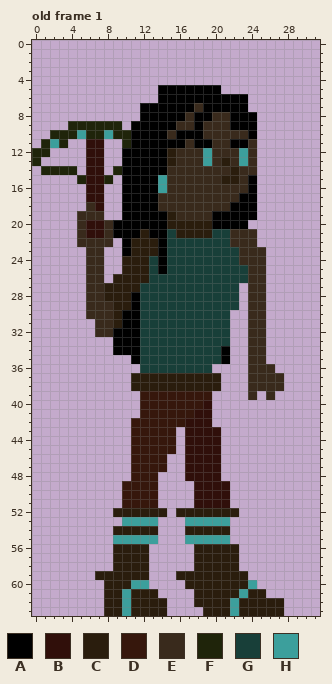
Pixel-art file -- images/luna-test.aseprite. That is the earlier state.
32x64 pixels, 1 frame. Shown: old frame 1. The commit also changed other frames, which this record leaves out.
Visible layers, top first: "HEAD", "Layer 1", "CBOW", "LONG HAIR".
Palette (. is transparent): A #000000  B #300f0a  C #2a1d0d  D #36170c  E #392a1c  F #1f240a  G #183f39  H #3c9f9c
Pixels before, old frame 1, first column x 0:
 5 ..............AAAAAAA.......
 6 ..............AAAAAAAAAA....
 7 ............AAAAAAEAAAAA....
 8 ............AAAAAEAAEEAAA...
 9 ....FFFFFF.AAAAAEEAEEEAAA...
10 ..FFFHFFHFFAAAAEAAAEEEEEA...
11 .FHF..BB..FAAAAAAEAAEEAAE...
12 FF....BB..AAAAACEEEHEEEHE...
13 F.....BB..AAAAACEEEHECEHE...
14 .FFFF.BB.FAAAAAEEEEEEECEE...
15 .....FBBF.AAAAHEEEEEECCEA...
16 ......BB..AAAAHEEEEEEEEEA...
17 ......BB..AAAAEEEEEEEEEAA...
18 ......EB..AAAAEEEEEEEEAAA...
19 .....EEE..AAAAACEEEEAAAAA...
20 .....EBBEAAAAAACCCCCAAAA....
21 .....EBBEAAACAAGCCCCGGEEE...
22 .....EEEE.ACCCAGGGGGGGEEE...
23 ......EE..ACCCAGGGGGGGGEEE..
24 ......EE..CCCGAGGGGGGGGEEE..
25 ......EE..CCCGAGGGGGGGGGEE..
26 ......EE.CCCCGGGGGGGGGGGEE..
27 ......EECCCCGGGGGGGGGGG.EE..
28 ......EECCCAGGGGGGGGGGG.EE..
29 ......EEECCAGGGGGGGGGGG.EE..
30 ......EEECAAGGGGGGGGGG..EE..
31 .......EECAAGGGGGGGGGG..EE..
32 .......EEAAAGGGGGGGGGG..EE..
33 .........AAAGGGGGGGGGG..EE..
34 .........AAAGGGGGGGGGA..EE..
35 ...........AGGGGGGGGGA..EE..
36 ............GGGGGGGG....EEE.
37 ...........CCCCCCCCCC...EEEE
38 ...........CCCCCCCCCC...EEEE
39 ............DDDDDDDD....E.E.
40 ............DDDDDDDB........
41 ............DDDDDDBB........
42 ...........DDDDDDBBB........
43 ...........DDDDD.BBBB.......
44 ...........DDDDD.BBBB.......
45 ...........DDDDD.BBBB.......
46 ...........DDDD..BBBB.......
47 ...........DDDD..BBBB.......
48 ...........DDD...BBBB.......
49 ..........DDDD....BBBB......
50 ..........DDDD....BBBB......
51 ..........DDDD....BBBB......
52 .........CCCCCC.CCCCCCC.....
53 ..........HHHH...HHHHH......
54 .........CCCCC...CCCCC......
55 .........HHHHH...HHHHH......
56 .........CCCC.....CCCCC.....
57 .........CCCC.....CCCCC.....
58 .........CCCC.....CCCCC.....
59 .......CCCCCC...CCCCCCCC....
60 ........CCCHH....CCCCCCCH...
61 ........CCHCCC....CCCCCHCC..
62 ........CCHCCCC...CCCCHCCCCC
63 ........CCHCCCC....CCCHCCCCC
After:
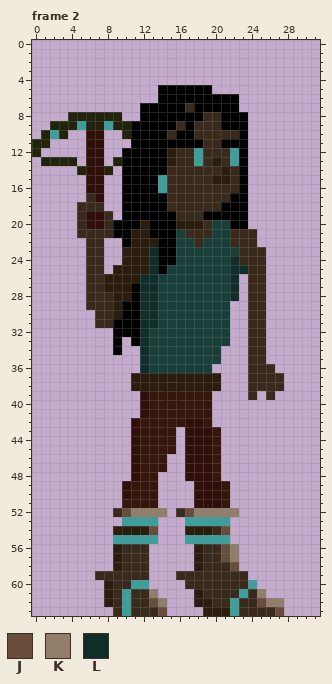
Colours new in this view: J #684c3c  K #927e6a  L #0f2e29
A new or re-ordered frame is compared with the old frame closest to it.
Edits made:
frames 1 -> 4
layer "BODY" added
layer "LEGS" added
layer "RIGHT ARM" added
layer "CBOW" removed
layer "Layer 1" removed
Frame 2 is new; against old frame 1:
y 5: x 20 A -> .
y 6: x 23 A -> .
y 7: x 17..18 AE -> EA; x 23 A -> .
y 8: x 4..9 ...... -> FFFFFF; x 17 E -> A; x 19 A -> E; x 21 E -> A; x 24 A -> .
y 9: x 2..3 .. -> FF; x 5 F -> H; x 8 F -> H; x 10 . -> F; x 17..18 EA -> AE; x 21 E -> A; x 24 A -> .
y 10: x 1..2 .F -> FH; x 4..9 FHFFHF -> ..BB..; x 18 A -> E; x 23..24 EA -> A.
y 11: x 0 . -> F; x 2..3 HF -> ..; x 10 F -> .; x 17 E -> A; x 19 A -> E; x 21 E -> A; x 24 E -> .
y 12: x 1 F -> .; x 18..19 EH -> HE; x 22..24 EHE -> HA.
y 13: x 0..4 F.... -> .FFFF; x 9 . -> F; x 18..24 EHECEHE -> HECEHA.
y 14: x 1..5 FFFF. -> ....F; x 8..9 .F -> F.; x 21..24 ECEE -> CEA.
y 15: x 5 F -> .; x 8 F -> .; x 20 E -> C; x 22..24 CEA -> EA.
y 16: x 23..24 EA -> A.
y 17: x 6 B -> E; x 14 E -> A; x 22 E -> A; x 24 A -> .
y 18: x 5 . -> E; x 7 B -> E; x 14 E -> A; x 21 E -> A; x 24 A -> .
y 19: x 6..8 EE. -> BBE; x 15 C -> A; x 19 E -> A; x 24 A -> .
y 20: x 12 A -> C; x 15 C -> A; x 19..21 CAA -> EGG
y 21: x 6..7 BB -> EE; x 11 A -> C; x 15..19 GCCCC -> AGEEE
y 22: x 5 E -> .; x 8 E -> .; x 15 G -> A; x 18 G -> E
y 23: x 10 A -> C; x 13 C -> L; x 15 G -> A
y 24: x 13 G -> L; x 15 G -> A; x 22 G -> L
y 25: x 9 . -> C; x 13 G -> L; x 22..23 GG -> LL
y 26: x 8 . -> C; x 12..13 CG -> LL; x 22..23 GG -> L.
y 27: x 11..13 CGG -> ALL; x 22 G -> L
y 28: x 8 C -> E; x 12..13 GG -> LL; x 22 G -> L
y 29: x 10 C -> A; x 12..13 GG -> LL; x 22 G -> .
y 30: x 6 E -> .; x 12..13 GG -> LL
y 31: x 9 C -> A; x 12..13 GG -> LL
y 32: x 7..8 EE -> ..; x 12 G -> L
y 33: x 10 A -> .; x 12 G -> L
y 34: x 10..12 AAG -> ..L; x 21 A -> .
y 35: x 11..12 AG -> .L; x 21 A -> .
y 36: x 12 G -> L
y 39: x 12 D -> B
y 40: x 12 D -> B; x 19 B -> D
y 41: x 12 D -> B; x 18..19 BB -> DD
y 42: x 11 D -> B; x 19 B -> D
y 43..48: x 11 D -> B; x 20 B -> D
y 49..50: x 10 D -> B; x 21 B -> D
y 51: x 21 B -> D
y 52: x 9..14 CCCCCC -> EJKKKK; x 16..22 CCCCCCC -> EJKKKKK
y 54: x 13 C -> J; x 20..21 CC -> EJ
y 56..57: x 10..12 CCC -> EEE; x 19..22 CCCC -> EEJK
y 58: x 10..12 CCC -> EEE; x 19..22 CCCC -> EEEJ
y 59: x 7..12 CCCCCC -> EEEEEE; x 16..23 CCCCCCCC -> EEEEEEEE
y 60: x 9..10 CC -> EE; x 17..23 CCCCCCC -> EEEEEEE
y 61: x 9 C -> E; x 11..13 CCC -> EEK; x 19..22 CCCC -> EEEE; x 24..25 CC -> EK
y 62: x 9 C -> E; x 11..14 CCCC -> EEJK; x 20..21 CC -> EE; x 23..27 CCCCC -> EEJKK
y 63: x 8..9 CC -> .E; x 11..14 CCCC -> EEEJ; x 23..27 CCCCC -> EEEEJ
